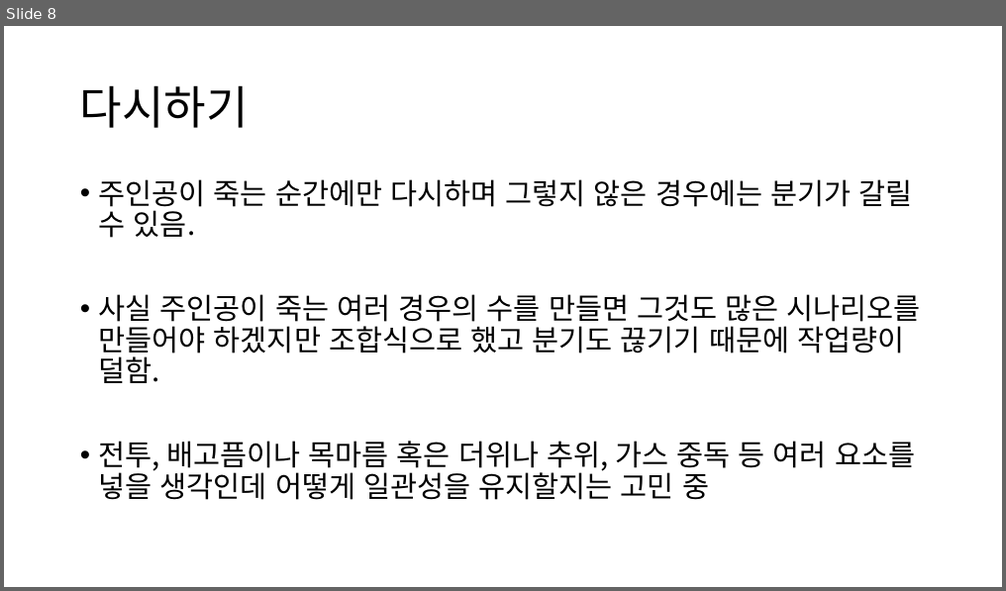
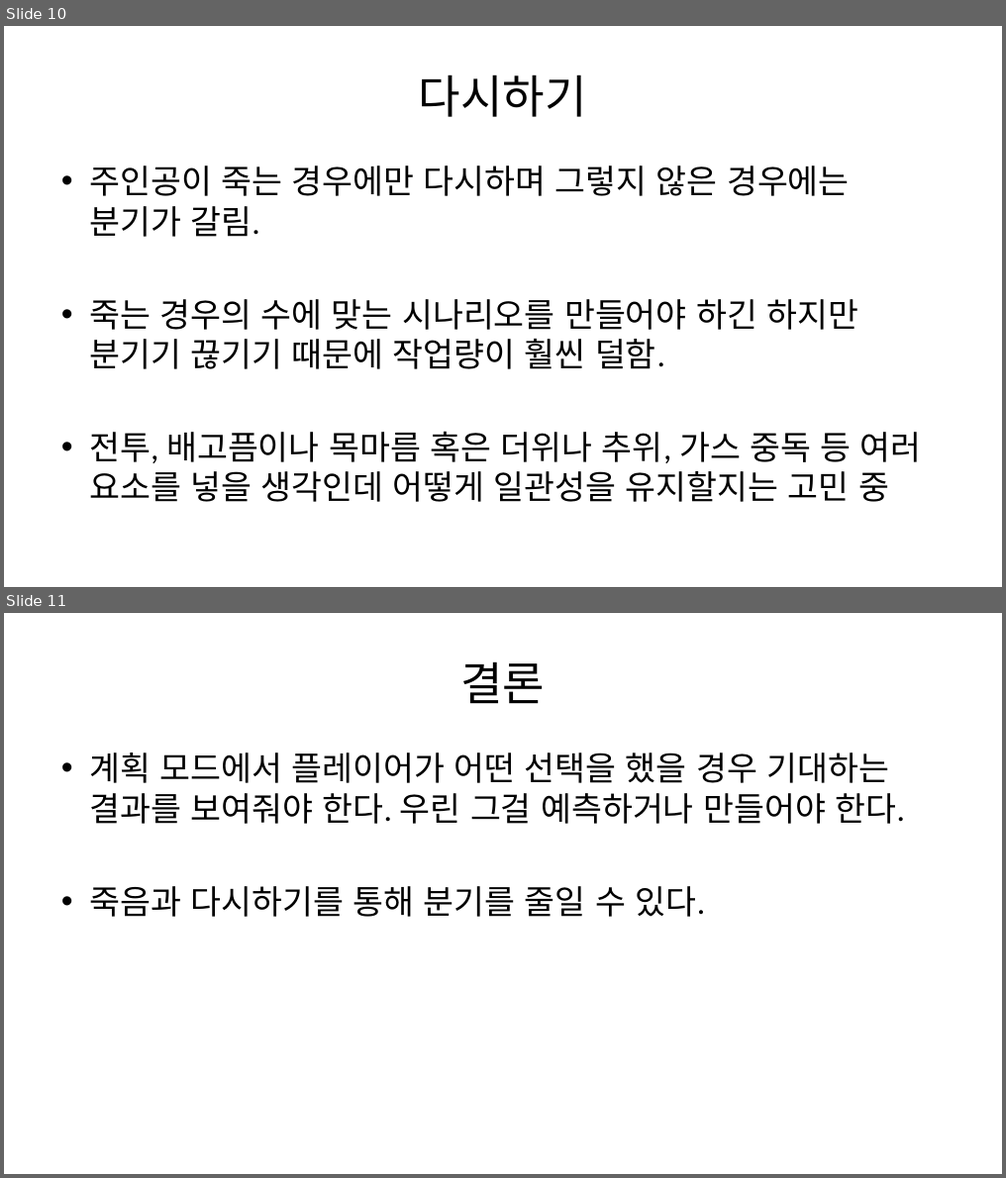
Before and after one commit to Penguin-God/Human_Doll_Play, a slide deck: 기획/문서/유도 시스템.pptx. Shown one above the other, each under a label of ours: slide 8 before the commit, slides 10 and 11 after it. The pictures are 1006x591 and 1006x1178 pixels, drawn with LibreOffice and Linux fonts; fonts in the diff are those of the drawing. Boxes give left, top, right and bottom in pixels: in the first picture for what was removed or moved away, otherwise in the second. Text is boxed around its words. In the diff, an @@ line names an element or a change of style, - is before the commit and + after.

```diff
--- a/기획/문서/유도 시스템.pptx
+++ b/기획/문서/유도 시스템.pptx
@@ slide 11 added at [4,613,1002,1174], background #FFFFFF @@
@@ title added at [460,662,545,704], 44 pt, text #000000 @@
+결론
@@ text added at [89,753,905,917], 32 pt, text #000000 @@
+• 계획 모드에서 플레이어가 어떤 선택을 했을 경우 기대하는 결과를 보여줘야 한다. 우린 그걸 예측하거나 만들어야 한다.
+• 죽음과 다시하기를 통해 분기를 줄일 수 있다.
@@ what was slide 8 is now slide 10 @@
@@ slide 10 changed as well @@
@@ title "다시하기": place and size @@
-title "다시하기" at [80,85,249,128]
+title "다시하기" at [419,75,587,117]
@@ title "다시하기" at [419,75,587,117]: font Noto Sans CJK KR to Calibri; alignment left to centre; line spacing 0.9 to 1 @@
@@ text "주인공이 죽는 경우에만 다시하며 그렇지 ...": place and size @@
-text "주인공이 죽는 경우에만 다시하며 그렇지 ..." at [99,179,921,500]
+text "주인공이 죽는 경우에만 다시하며 그렇지 ..." at [89,166,922,502]
@@ text at [89,166,858,370]: text changed; size 28 to 32 pt; font Noto Sans CJK KR to Calibri @@
-• 주인공이 죽는 순간에만 다시하며 그렇지 않은 경우에는 분기가 갈릴 수 있음.
-• 사실 주인공이 죽는 여러 경우의 수를 만들면 그것도 많은 시나리오를 만들어야 하겠지만 조합식으로 했고 분기도 끊기기 때문에 작업량이 덜함.
+• 주인공이 죽는 경우에만 다시하며 그렇지 않은 경우에는 분기가 갈림.
+• 죽는 경우의 수에 맞는 시나리오를 만들어야 하긴 하지만 분기기 끊기기 때문에 작업량이 훨씬 덜함.
@@ text at [89,431,922,502]: size 28 to 32 pt, font Noto Sans CJK KR to Calibri in "전투, 배고픔이나 목마름 혹은 더위나 추위, 가스 ..."; indent changed; line spacing 0.9 to 1; less space between paragraphs @@
```
Also in this commit, not shown: 5 other slides changed, 4 other slides added, 2 slides removed, 4 other files.
